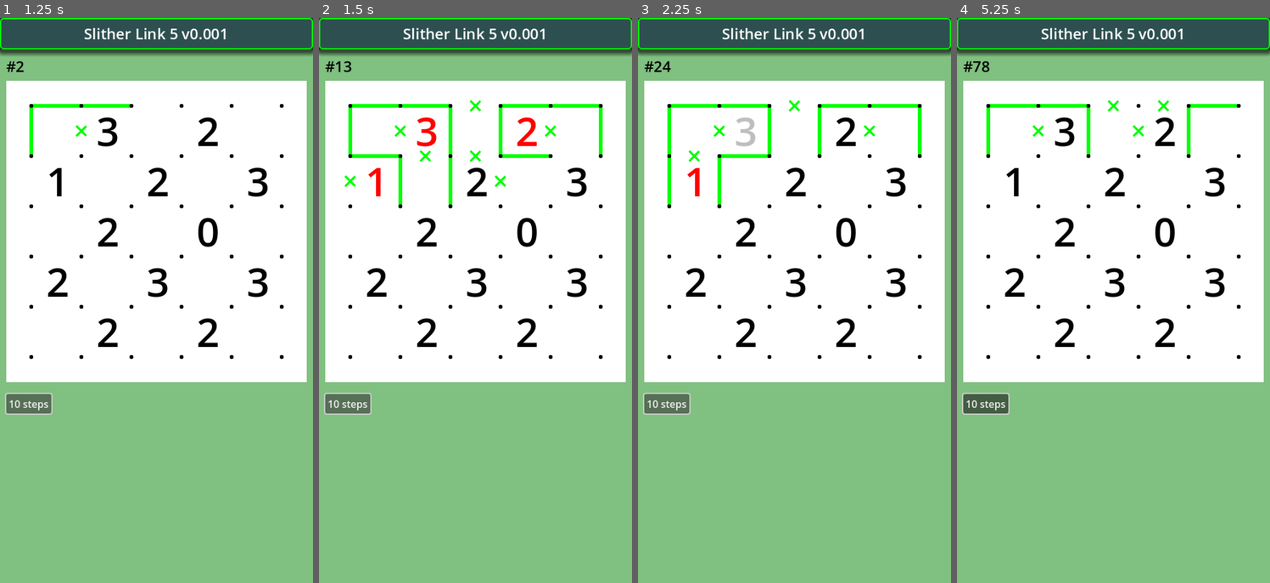
Above: before the commit, frames 1-4 (left to right).
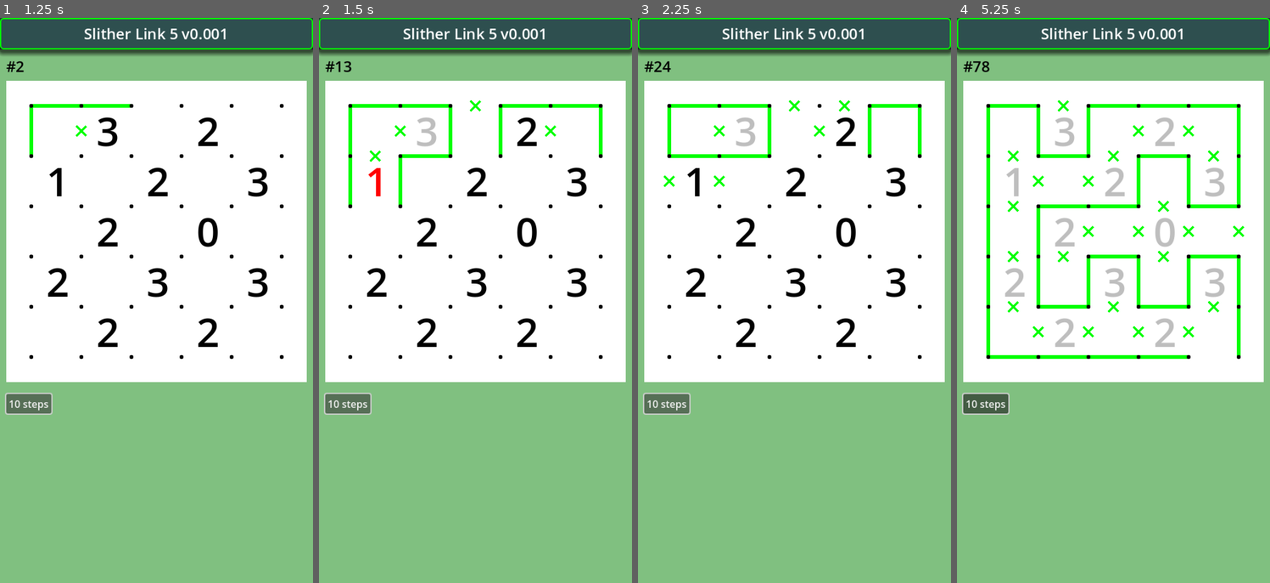
Above: after the commit, the same moments.

Repository: vivisuke/SlitherLink5
Game: Godot game, scene res://main.tscn
Same seed, same stepped clock (60 frames per second), same inputs: the game is played once before the commit and once after it.
Inputs (mouse positions are in pixels of both pictures, inside the frame that each line leads up to):
- Up to frame 1 (1.25 s): click "10 steps" at 0.5 s
- Up to frame 2 (1.5 s): click "10 steps" at 1.25 s
- Up to frame 3 (2.25 s): click "10 steps" at 2 s
- Up to frame 4 (5.25 s): tap Enter at 2.75, 4.25 s; move the mouse to (1182, 272) at 2.77 s; click (1182, 272) at 2.92 s; tap Space at 3.5, 5 s; move the mouse to (1050, 328) at 3.52 s; click (1050, 328) at 3.67 s; move the mouse to (1144, 176) at 4.27 s; click (1144, 176) at 4.42 s; move the mouse to (1097, 413) at 5.02 s; click (1097, 413) at 5.17 s

Frame 1 is identical in both runs. In frame 2, 1.1% of the frame differs, in the area x 8-74%, y 17-34%; in frame 3, 0.9%; in frame 4, 6.7%, in the area x 9-92%, y 14-61%.

Commit message:
0046 ◎ C 02/24 02/24 0.001│問題│制約違反判定不正

Diff:
--- a/SlitherLink5/classes/Board5x5.gd
+++ b/SlitherLink5/classes/Board5x5.gd
@@ -27,6 +27,7 @@
 var mate = []			# 連結状態保持配列、mate[ix] == ix for 非連結点,
 						# mate[ix] == 0 非端点連結済み点, mate[ix] 反対側端点
 var dir_order = [LINK_UP, LINK_DOWN, LINK_LEFT, LINK_RIGHT]
+var solved = false
 var fwd = true
 var sx = -1				# 探索位置
 var sy = 0
@@ -259,15 +260,17 @@
 	#	mate[ix+ARY_WIDTH] = ix
 # バックトラッキング探索
 func solve_FB():
+	if solved: return
 	if fwd:		# 末端に向かって探索中
 		sx += 1
 		if sx > N_HORZ:
 			sx = 0
 			sy += 1
 			if sy > N_VERT:
-				fwd = false
-				sy -= 1
-				sx = N_HORZ + 1
+				if is_solved():
+					fwd = false
+					sy -= 1
+					sx = N_HORZ + 1
 	if !fwd:		# バックトラッキング中
 		sx -= 1
 		if sx < 0:
@@ -297,9 +300,6 @@
 				#linkDn[ix] = 1
 			else:
 				fwd = false
-		if is_constraint_violation() || (is_looped(sx, sy) && !is_solved()):
-				fwd = false
-				sx += 1
 	else:		# バックトラッキング中
 		if up && lt:		# 上・左連結済み
 			non_linkRt[ix] = 0
@@ -325,6 +325,12 @@
 			else:
 				non_linkRt[ix] = 0
 				non_linkDn[ix] = 0
+	var cv = is_constraint_violation()	# 制約違反あり
+	if cv || (is_looped(sx, sy) && !is_solved()):
+		fwd = false
+		sx += 1
+	elif !cv && is_looped(sx, sy) && is_solved():
+			solved = true
 
 func solve_SBS(x: int, y: int):
 	var ix = xyToIX(x, y)
--- a/SlitherLink5/scripts/main.gd
+++ b/SlitherLink5/scripts/main.gd
@@ -140,4 +140,5 @@
 	for i in range(10):
 		bd.solve_FB()
 		n_steps += 1
+		if bd.solved: break
 	pass # Replace with function body.
Not shown, changed: SlitherLink5.spr
